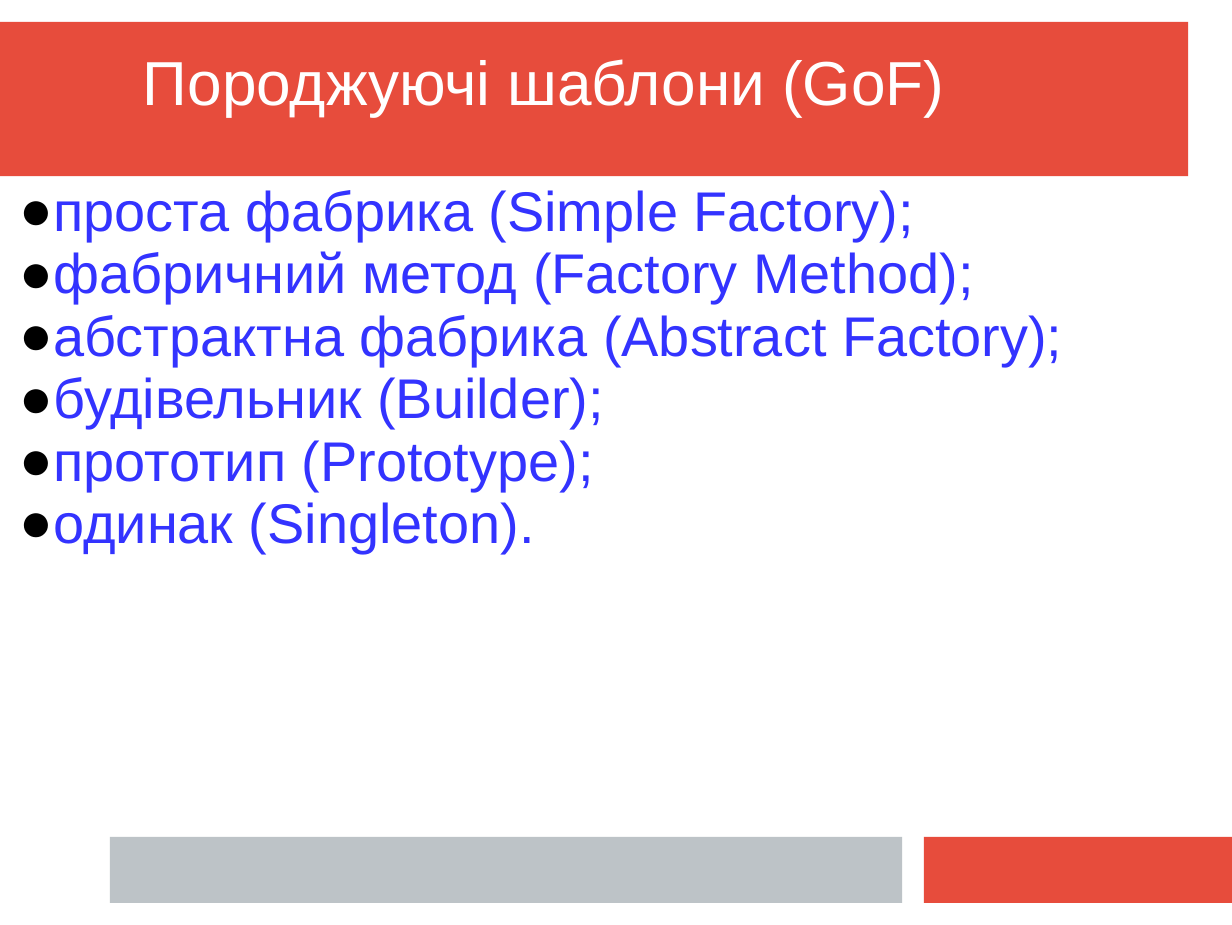
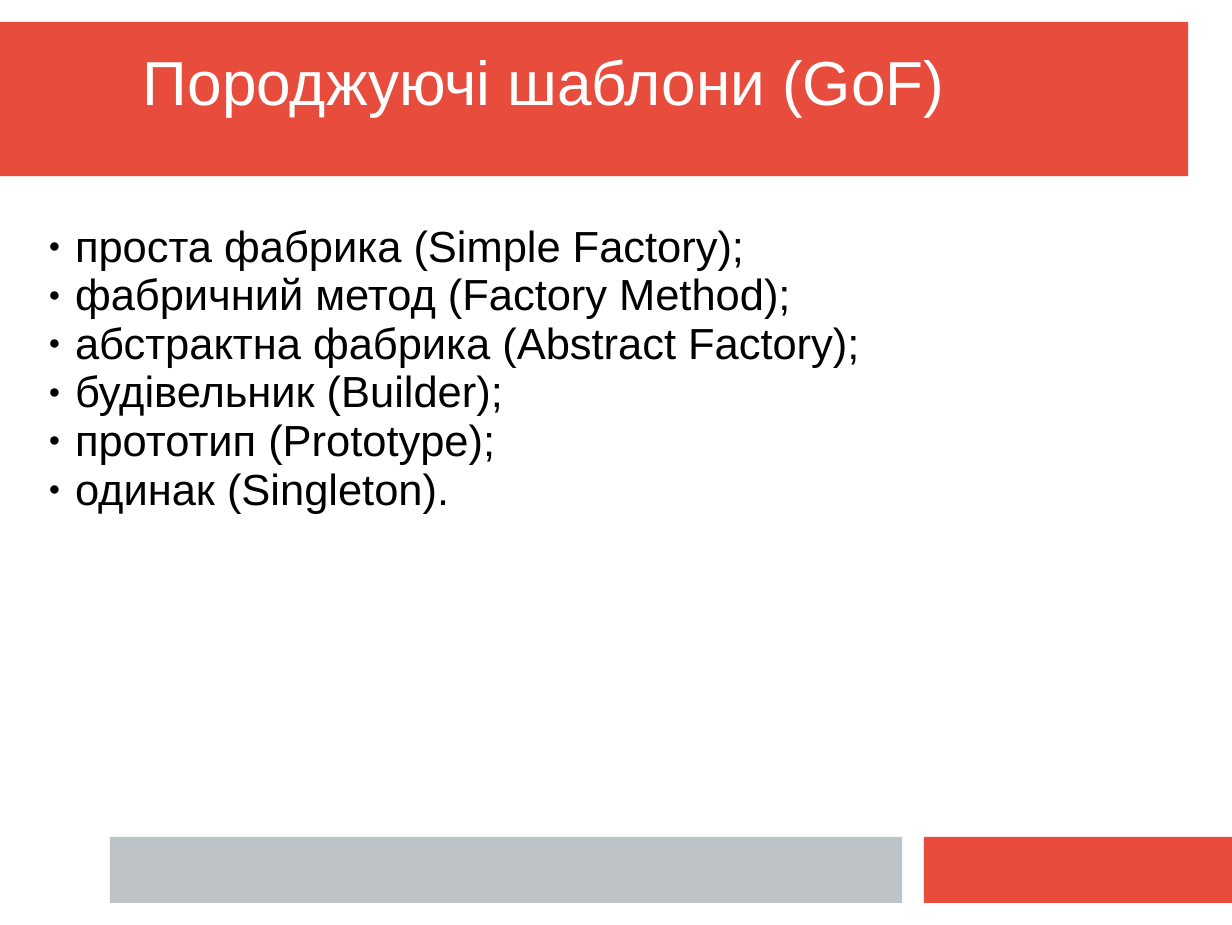
Before and after one commit to mecchmatProjects/JavaCourse, a slide deck: slide 4 of L12_patterns/JavaTutorUkr_12_Patterns.ppt. Drawn at 1232x925 pixels with LibreOffice and Linux fonts; fonts in the diff are those of the drawing. Boxes give left, top, right and bottom in pixels: in the first picture for what was removed or moved away, otherwise in the second. Text is boxed around its words. In the diff, an @@ line names an element or a change of style, - is before the commit and + after.

```diff
--- a/L12_patterns/JavaTutorUkr_12_Patterns.ppt
+++ b/L12_patterns/JavaTutorUkr_12_Patterns.ppt
@@ text "проста фабрика (Simple Factory);": place and size @@
-text "проста фабрика (Simple Factory);" at [20,190,1062,553]
+text "проста фабрика (Simple Factory);" at [75,230,859,514]
@@ text "проста фабрика (Simple Factory);" at [75,230,859,514]: size 36 to 28 pt, text colour #3333FF to #000000; indent changed @@
```
Also in this commit, not shown: 5 slides added, 2 other files.
